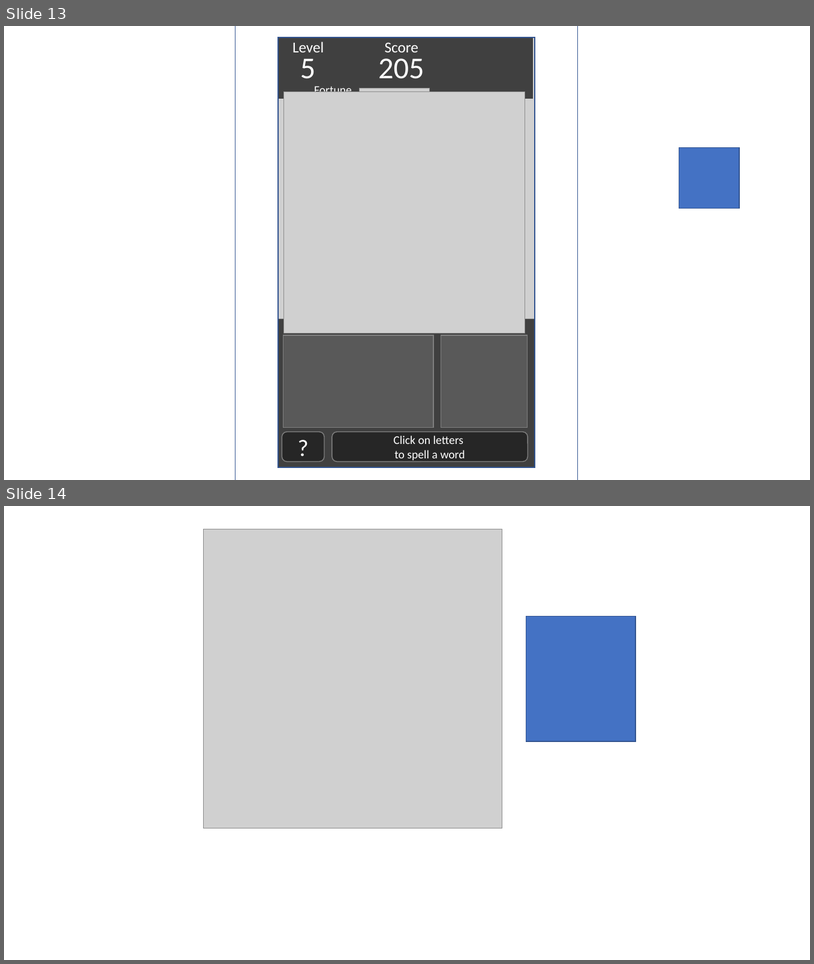
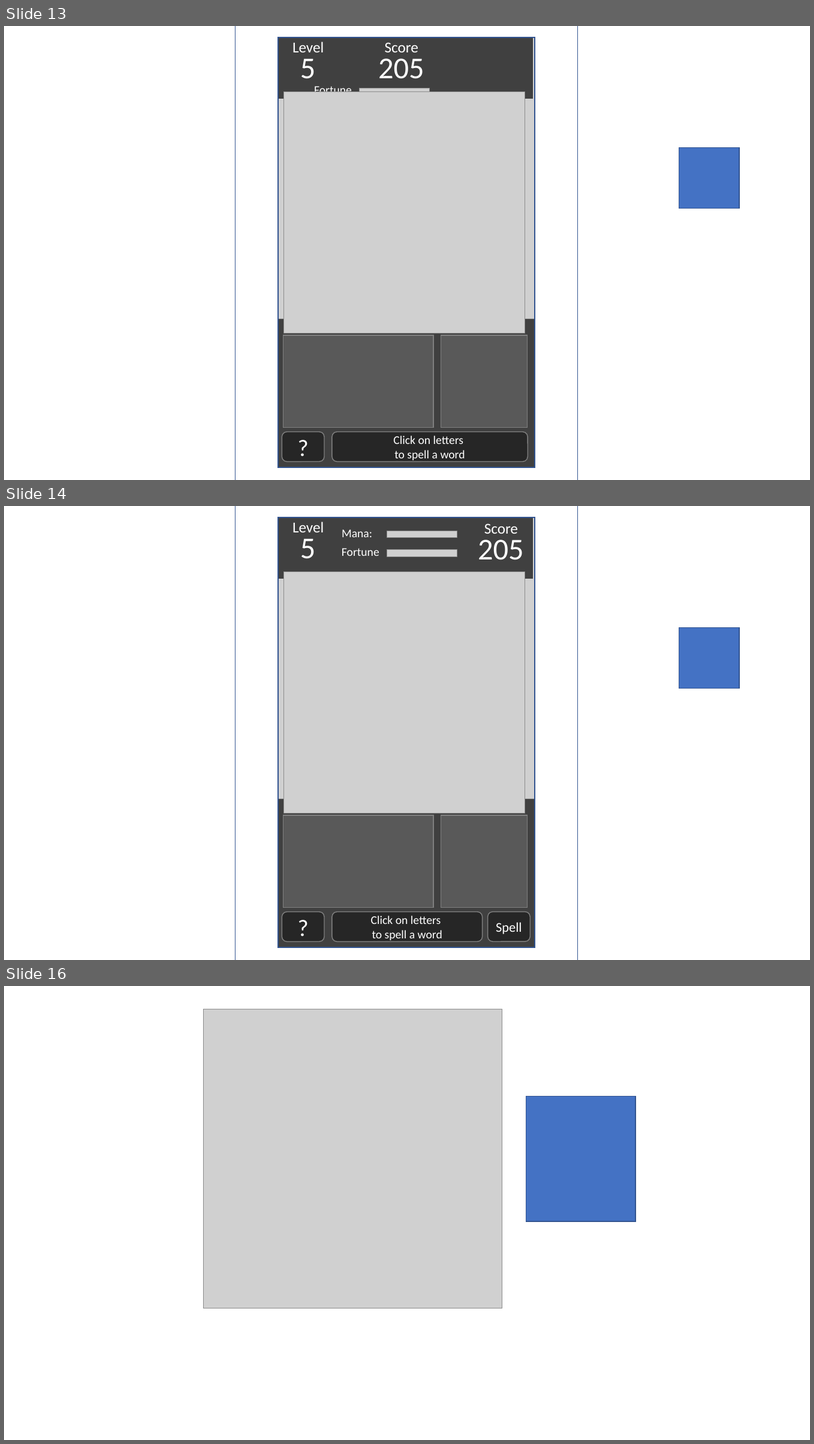
Before and after one commit to paulelong/Rivers, a slide deck: Art/StartPageMockup.pptx. Shown one above the other, each under a label of ours: slides 13 and 14 before the commit, slides 13, 14 and 16 after it; the slides between them are not shown. The pictures are 814x964 and 814x1444 pixels, drawn with LibreOffice and Linux fonts; fonts in the diff are those of the drawing; grey boxes stand for pictures. Boxes give left, top, right and bottom in pixels: in the first picture for what was removed or moved away, otherwise in the second. Text is boxed around its words. In the diff, an @@ line names an element or a change of style, - is before the commit and + after.

```diff
--- a/Art/StartPageMockup.pptx
+++ b/Art/StartPageMockup.pptx
@@ slide 14 added at box(4, 506, 810, 960), background #FFFFFF @@
@@ frame added at box(236, 506, 578, 960), fill #FFFFFF, outline #325491 1 pt @@
@@ picture added at box(272, 506, 565, 949) @@
@@ rectangle added at box(279, 517, 533, 579), fill #404040 @@
@@ rectangle added at box(279, 517, 339, 562), fill #404040 @@
@@ text added at box(293, 522, 324, 532), 18 pt, text #FFFFFF @@
+Level
@@ text added at box(485, 523, 518, 534), 18 pt, text #FFFFFF @@
+Score
@@ text added at box(300, 538, 316, 559), 36 pt, text #FFFFFF @@
+5
@@ rectangle added at box(341, 528, 476, 541), fill #404040 @@
@@ text added at box(342, 529, 372, 537), 14 pt, text #FFFFFF @@
+Mana:
@@ picture added at box(387, 531, 457, 537) @@
@@ text added at box(478, 540, 524, 560), 36 pt, text #FFFFFF @@
+205
@@ rectangle added at box(341, 547, 470, 562), fill #404040 @@
@@ text added at box(342, 548, 380, 556), 14 pt, text #FFFFFF @@
+Fortune
@@ picture added at box(387, 550, 457, 556) @@
@@ picture added at box(284, 572, 525, 813) @@
@@ rectangle added at box(679, 628, 740, 688), fill #4472C4, outline #325491 1 pt @@
@@ rectangle added at box(279, 799, 536, 948), fill #404040 @@
@@ rectangle added at box(284, 802, 434, 816), fill #404040 @@
@@ rectangle added at box(442, 802, 528, 815), fill #404040 @@
@@ rectangle added at box(284, 815, 434, 907), fill #595959, outline #808080 1 pt @@
@@ text added at box(317, 813, 400, 816), 14 pt, text #FFFFFF @@
+Submitted Words
@@ rectangle added at box(441, 815, 528, 907), fill #595959, outline #808080 1 pt @@
@@ text added at box(458, 813, 511, 816), 14 pt, text #FFFFFF @@
+Auditioned
@@ rounded rectangle added at box(282, 912, 324, 941), fill #262626, outline #808080 1 pt, 28 pt, text #FFFFFF @@
+?
@@ rounded rectangle added at box(332, 912, 483, 941), fill #262626, outline #808080 1 pt, 14 pt, text #FFFFFF @@
+Click on letters
+to spell a word
@@ rounded rectangle added at box(488, 912, 530, 941), fill #262626, outline #808080 1 pt, 16 pt, text #FFFFFF @@
+Spell
@@ what was slide 14 is now slide 16 @@
```
Also in this commit, not shown: 1 other slide added.
